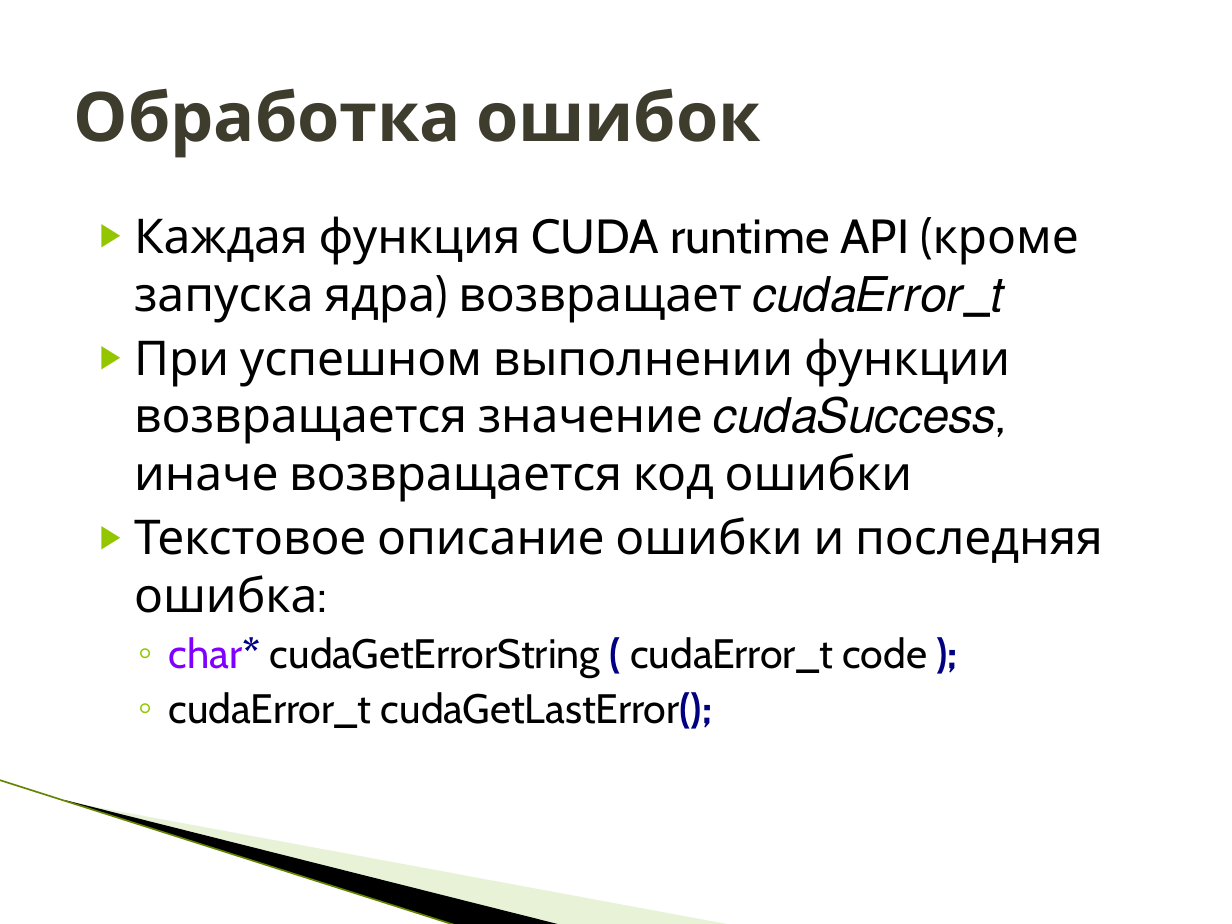
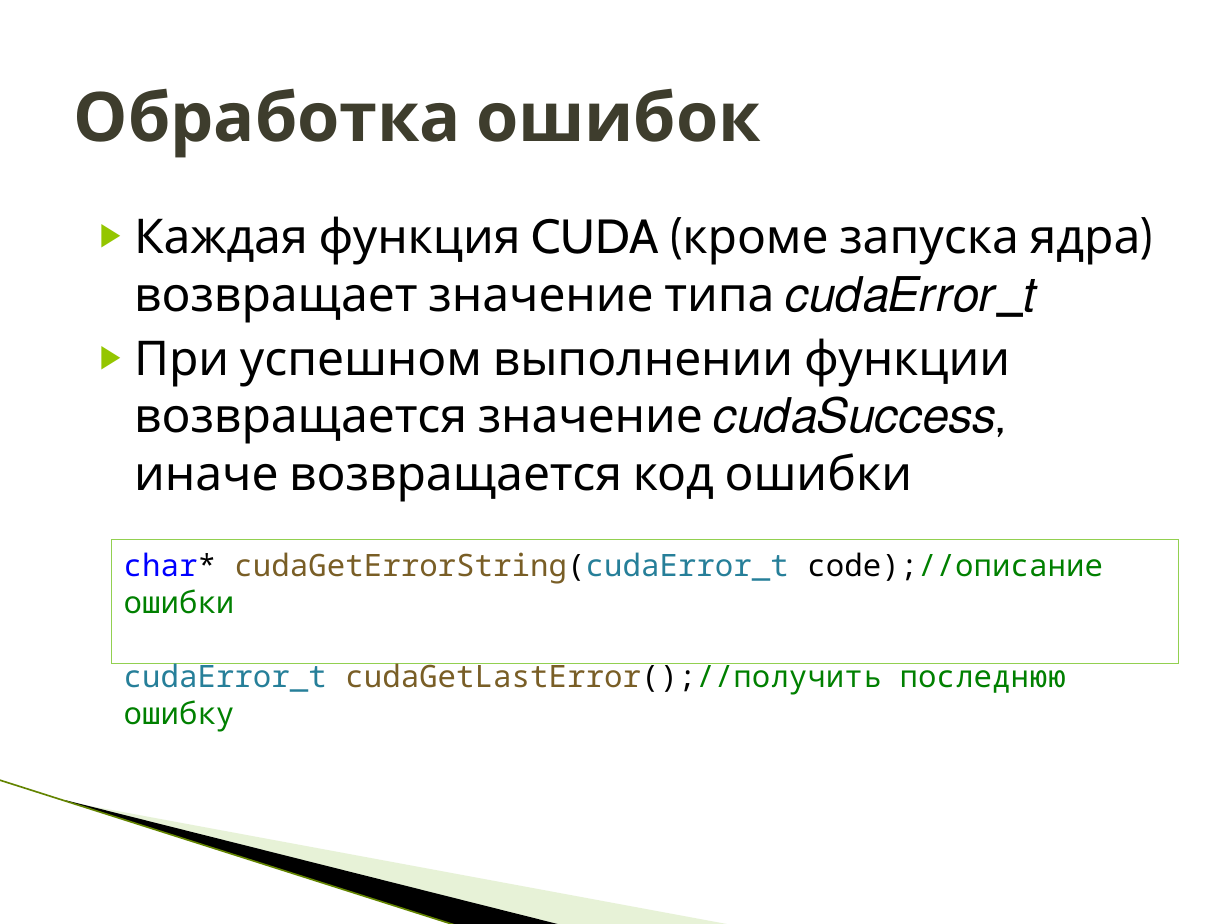
Before and after one commit to HPC-lab-ITIS/CUDA, a slide deck: slide 28 of materials/lec_1/lec_1.pptx (slide 32 before the commit). Drawn at 1232x924 pixels with LibreOffice and Linux fonts; fonts in the diff are those of the drawing; background and template pictures are left out. Boxes give left, top, right and bottom in pixels: in the first picture for what was removed or moved away, otherwise in the second. Text is boxed around its words. In the diff, an @@ line names an element or a change of style, - is before the commit and + after.

```diff
--- a/materials/lec_1/lec_1.pptx
+++ b/materials/lec_1/lec_1.pptx
@@ text at [134,216,1141,323]: text changed @@
-▶ Каждая функция CUDA runtime API (кроме запуска ядра) возвращает 𝑐𝑢𝑑𝑎𝐸𝑟𝑟𝑜𝑟_𝑡
+▶ Каждая функция CUDA (кроме запуска ядра) возвращает значение типа 𝑐𝑢𝑑𝑎𝐸𝑟𝑟𝑜𝑟_𝑡
@@ text at [134,517,1103,729]: paragraphs removed @@
-▶ Текстовое описание ошибки и последняя ошибка:
-  ◦ char* cudaGetErrorString ( cudaError_t code );
-  ◦ cudaError_t cudaGetLastError();
@@ rectangle added at [112,540,1179,664], outline #92D050 0.75 pt, 18 pt, text #008000 @@
+char* cudaGetErrorString(cudaError_t code);//описание ошибки
+cudaError_t cudaGetLastError();//получить последнюю ошибку
```
Also in this commit, not shown: 21 other slides changed, 9 slides added, 17 slides removed, 6 other files.
